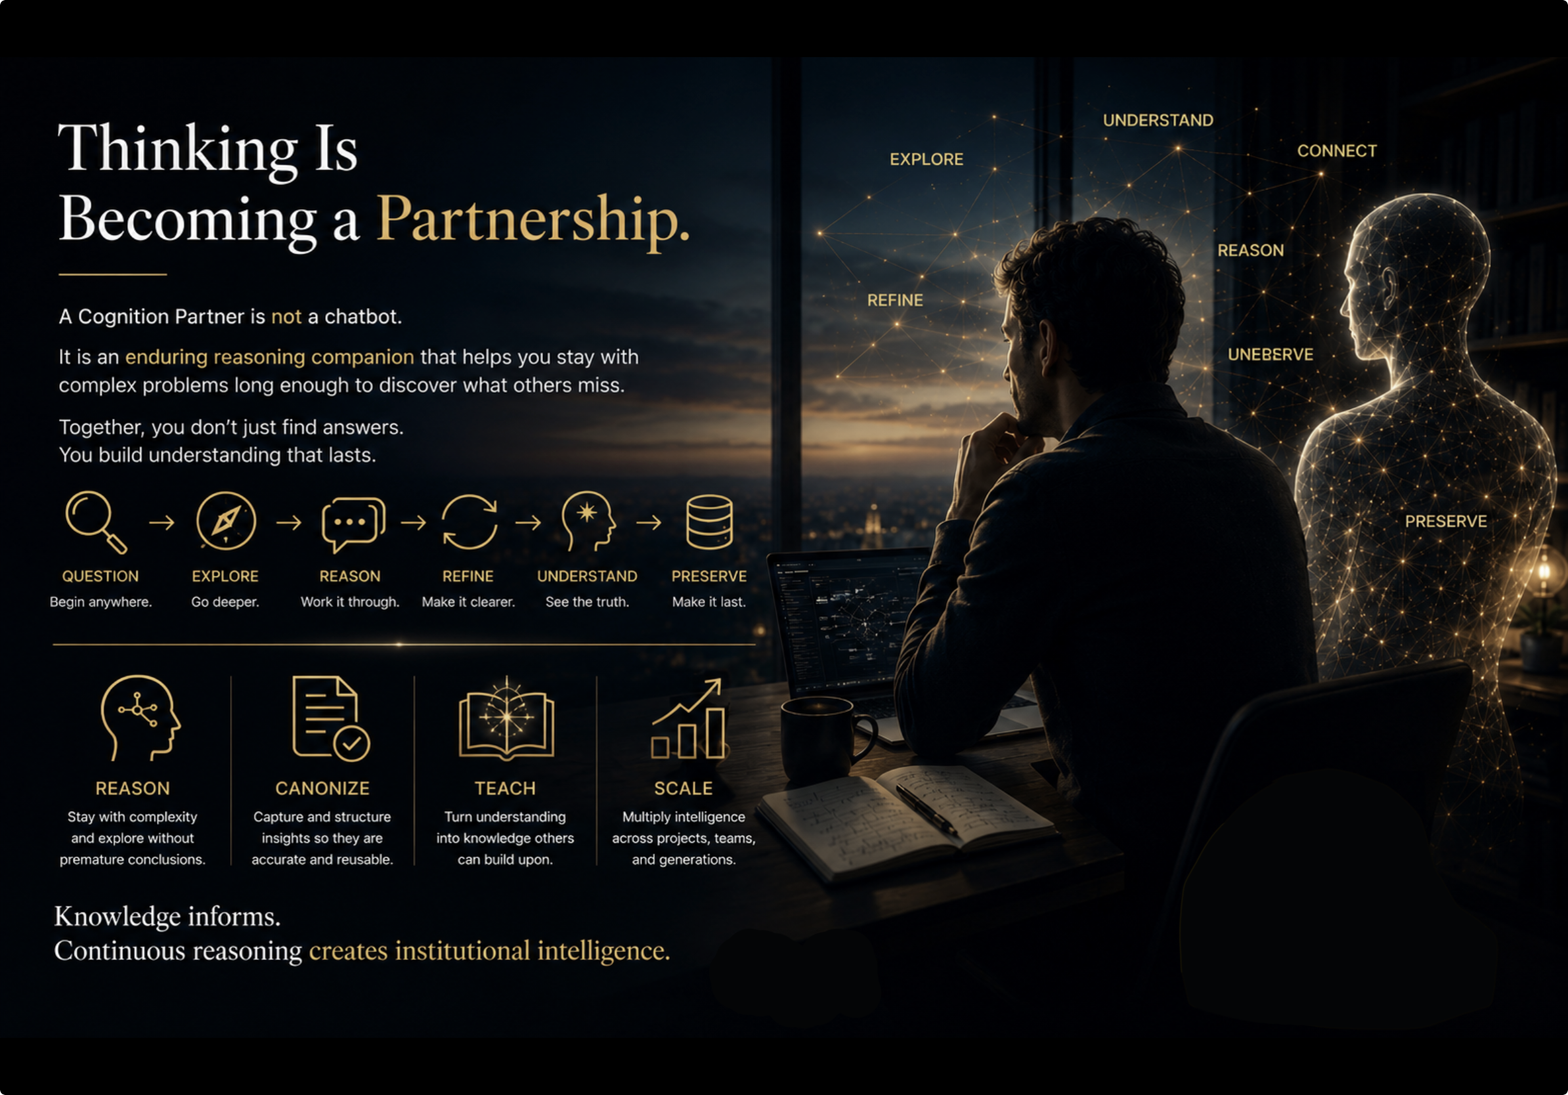
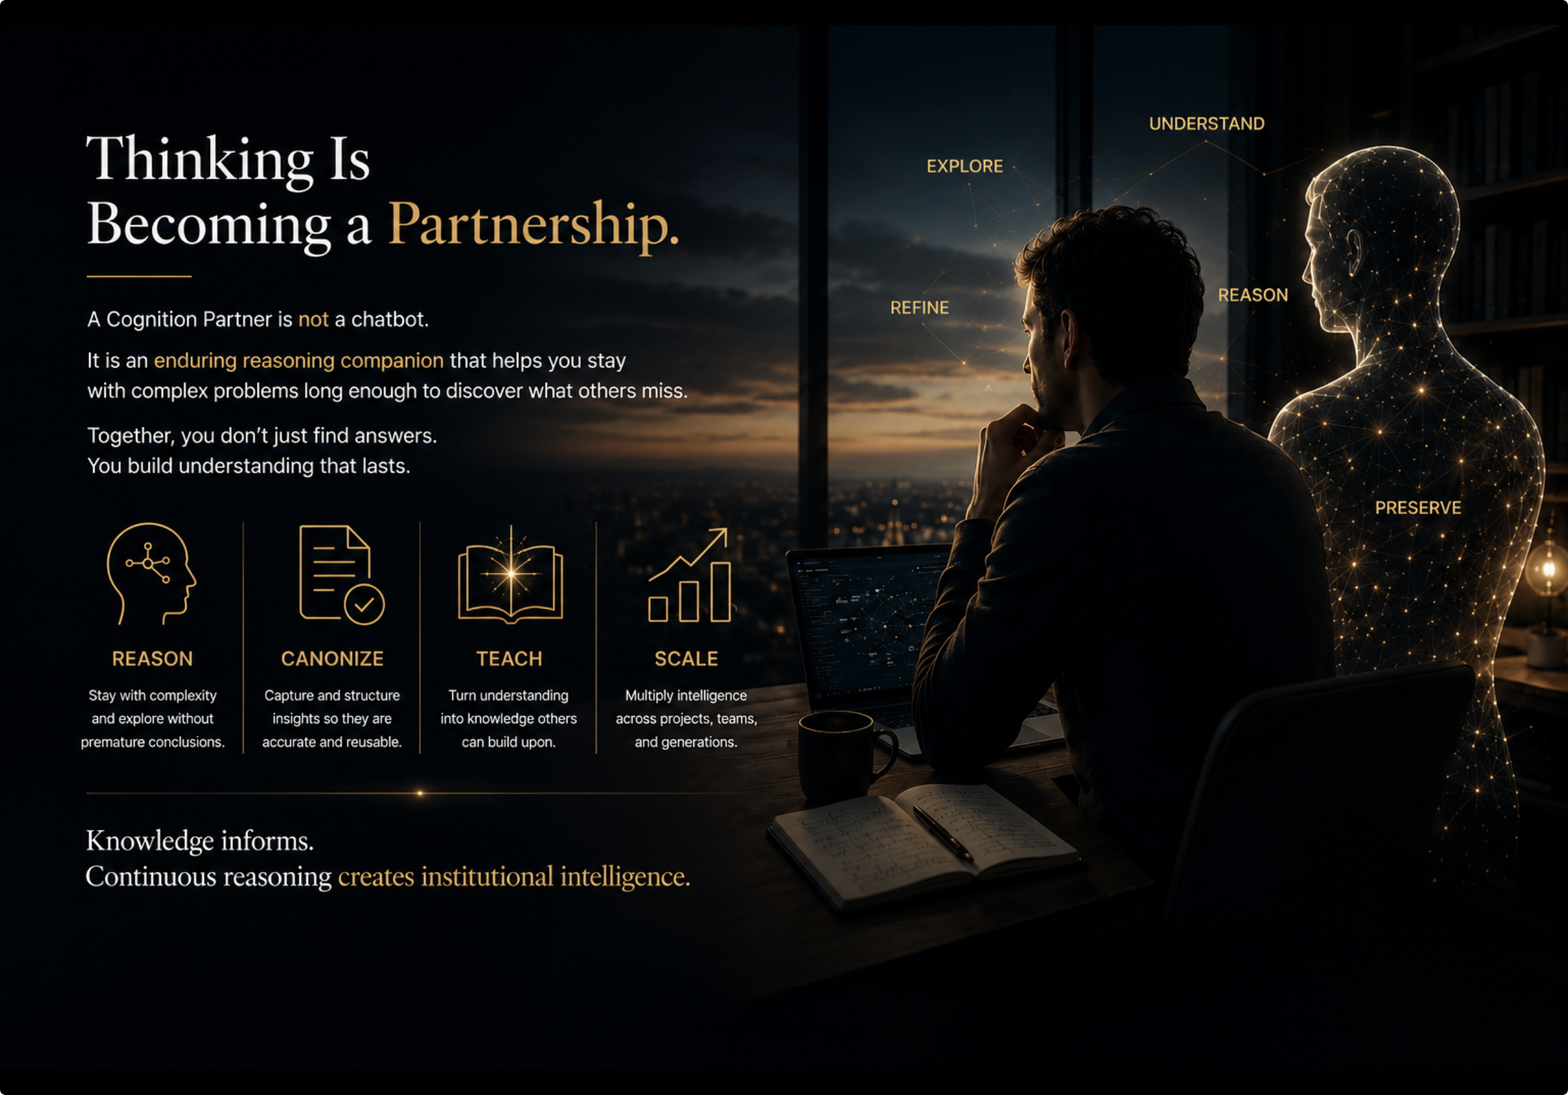
Layered file, before and after one edit (1568x1095). Changes by layer:
added layer "Remove tool edits" above "Layer 1" over 556, 766, 1536, 1039
painted on "Layer 1" over 0, 24, 1568, 1071